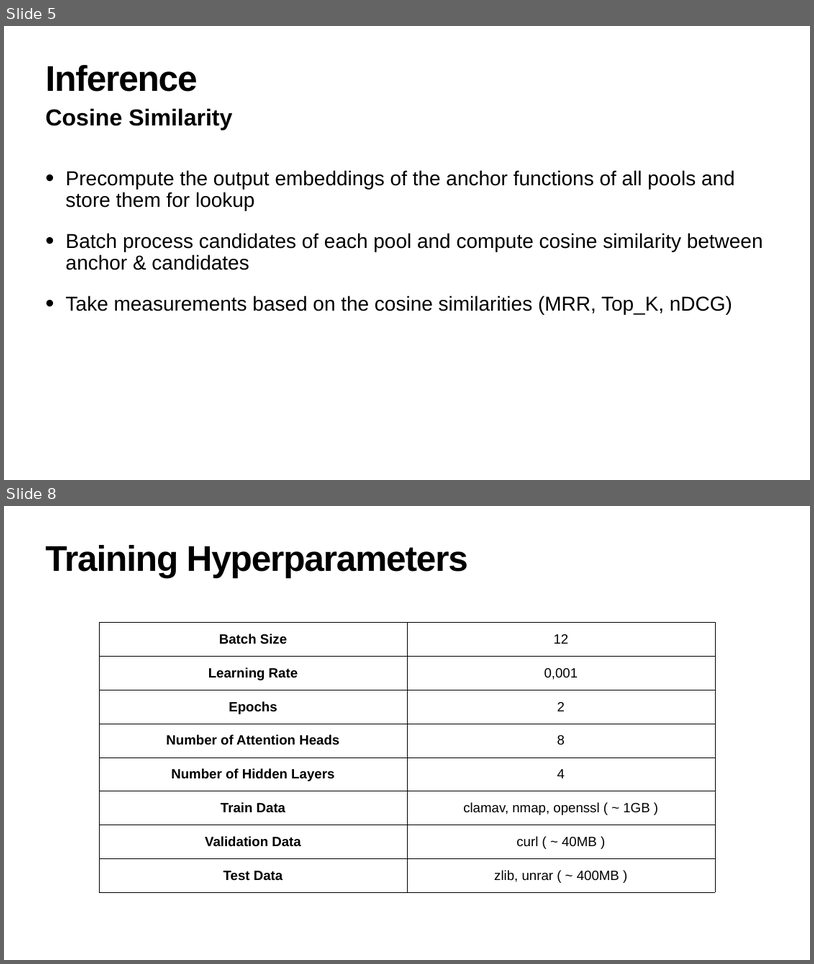
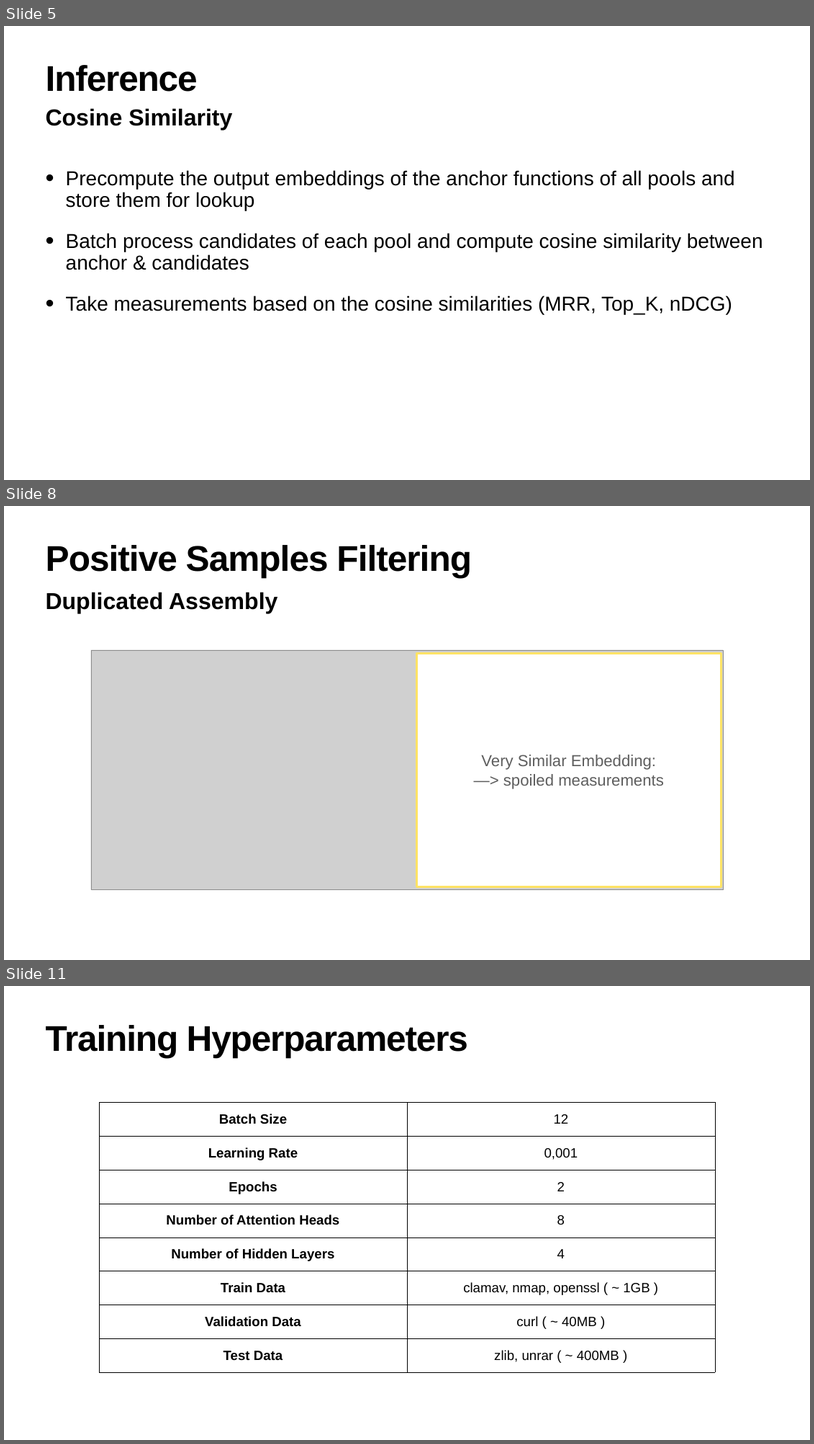
Before and after one commit to julig3ccd/BinAI, a slide deck: presentation/final_presentation.pptx. Shown one above the other, each under a label of ours: slides 5 and 8 before the commit, slides 5, 8 and 11 after it; the slides between them are not shown. The pictures are 814x964 and 814x1444 pixels, drawn with LibreOffice and Linux fonts; fonts in the diff are those of the drawing; grey boxes stand for pictures. Boxes give left, top, right and bottom in pixels: in the first picture for what was removed or moved away, otherwise in the second. Text is boxed around its words. In the diff, an @@ line names an element or a change of style, - is before the commit and + after.

```diff
--- a/presentation/final_presentation.pptx
+++ b/presentation/final_presentation.pptx
@@ slide 8 added at (x1=4, y1=506, x2=810, y2=960), background #FFFFFF @@
@@ title added at (x1=46, y1=545, x2=472, y2=577), 85 pt, text #000000, bold @@
+Positive Samples Filtering
@@ subtitle added at (x1=46, y1=592, x2=278, y2=613), 55 pt, text #000000, bold @@
+  Duplicated Assembly
@@ picture added at (x1=91, y1=650, x2=723, y2=890) @@
@@ rectangle added at (x1=417, y1=653, x2=722, y2=886), fill #FFFFFF, outline #FFE265 5 pt, 38 pt, text #5E5E5E @@
+Very Similar Embedding:
+—> spoiled measurements
@@ what was slide 8 is now slide 11 @@
```
Also in this commit, not shown: 3 slides changed, 2 other slides added, 1 other file.
